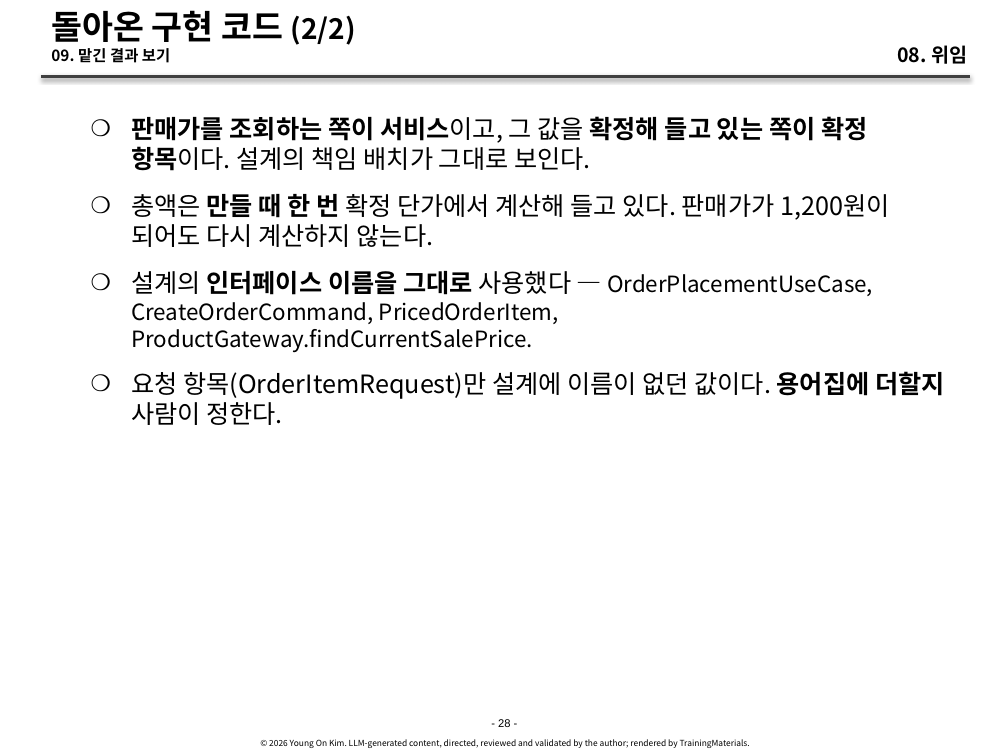
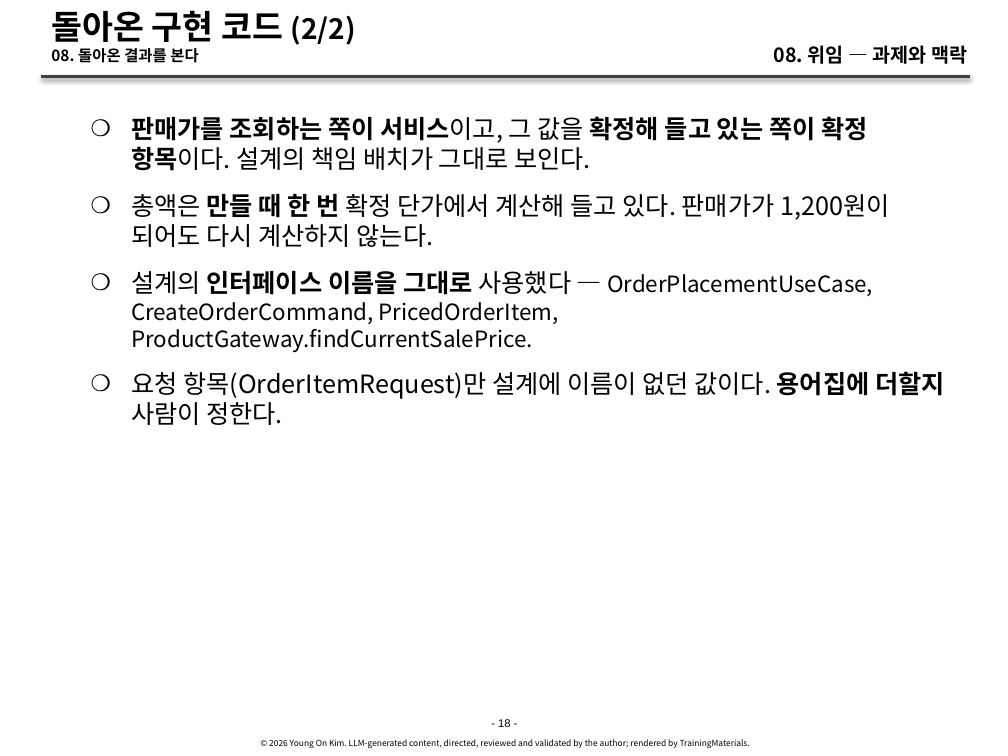
Before and after one commit to YoungSan77/TrainingMaterials, a slide deck: slide 18 of courses/ai-native/sessions/s08.pptx (slide 28 before the commit). Drawn at 1008x756 pixels with LibreOffice and Linux fonts; fonts in the diff are those of the drawing. Boxes give left, top, right and bottom in pixels: in the first picture for what was removed or moved away, otherwise in the second. Text is boxed around its words. In the diff, an @@ line names an element or a change of style, - is before the commit and + after.

```diff
--- a/courses/ai-native/sessions/s08.pptx
+++ b/courses/ai-native/sessions/s08.pptx
@@ title at [51,48,198,63]: text changed @@
-09. 맡긴 결과 보기
+08. 돌아온 결과를 본다
@@ text at [774,45,967,64]: text changed @@
-08. 위임
+08. 위임 — 과제와 맥락
@@ text at [498,719,510,727]: text changed @@
-- 28 -
+- 18 -
```
Also in this commit, not shown: 22 other slides changed, 1 slide added, 12 slides removed, 21 other files.
